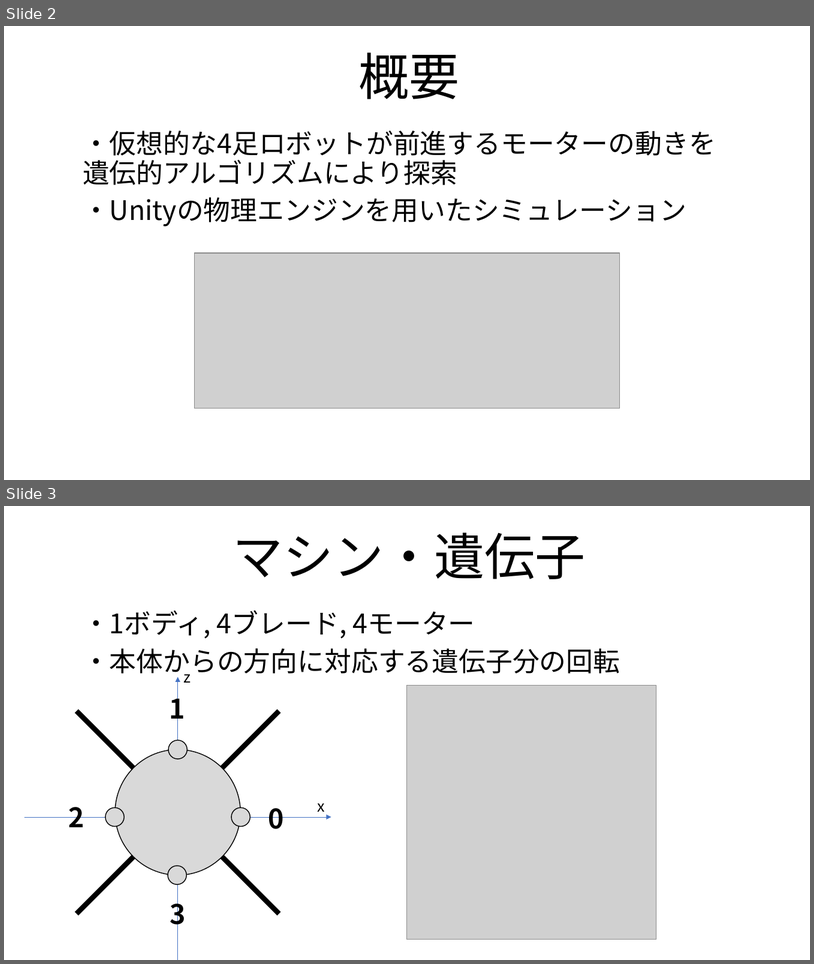
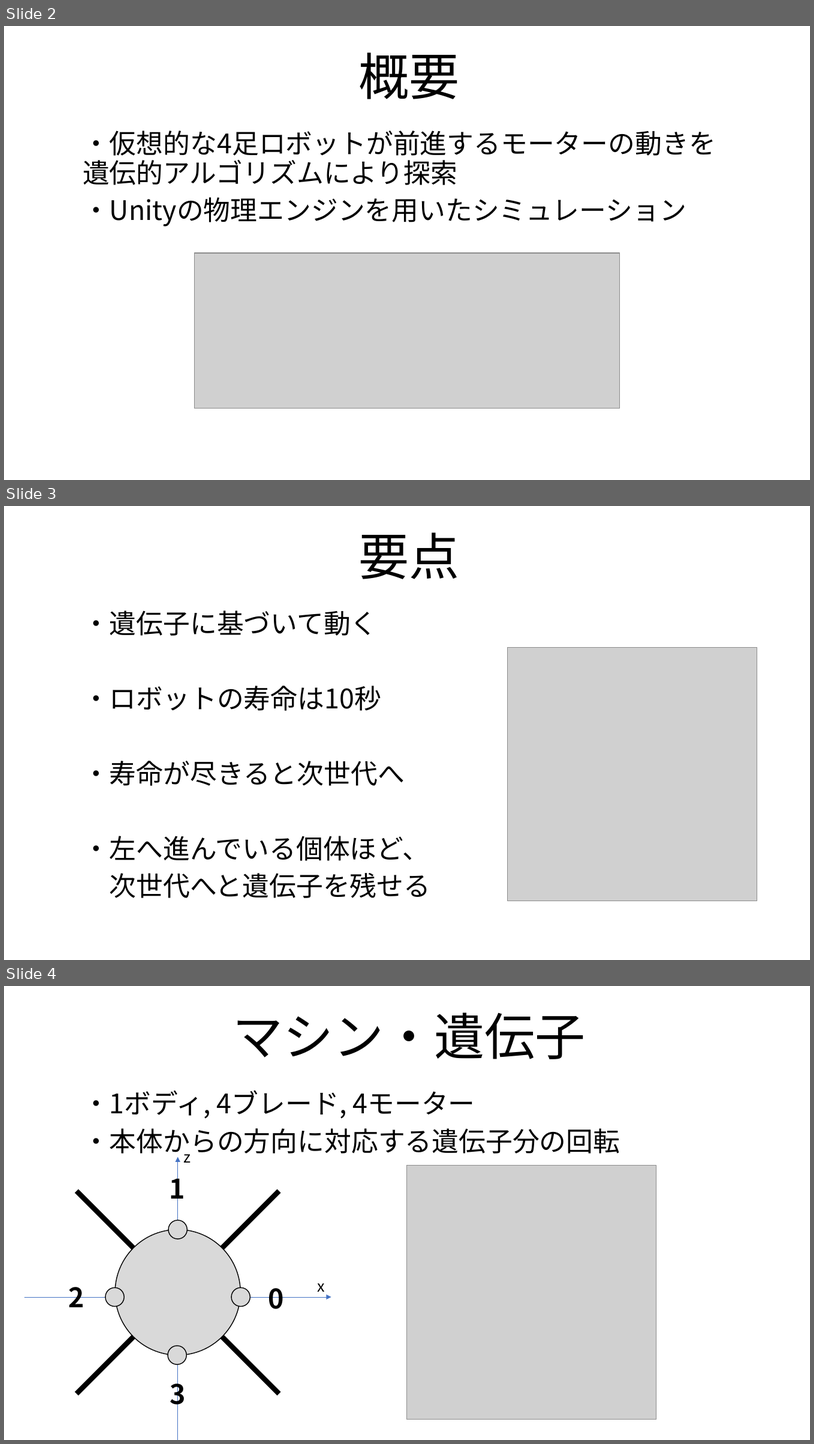
Before and after one commit to ultil16/GARobot, a slide deck: GARobo.pptx. Shown one above the other, each under a label of ours: slides 2 and 3 before the commit, slides 2, 3 and 4 after it. The pictures are 814x964 and 814x1444 pixels, drawn with LibreOffice and Linux fonts; fonts in the diff are those of the drawing; grey boxes stand for pictures. Boxes give left, top, right and bottom in pixels: in the first picture for what was removed or moved away, otherwise in the second. Text is boxed around its words. In the diff, an @@ line names an element or a change of style, - is before the commit and + after.

```diff
--- a/GARobo.pptx
+++ b/GARobo.pptx
@@ slide 3 added at bbox=[4, 506, 810, 960], background #FFFFFF @@
@@ title added at bbox=[359, 532, 459, 579], 60 pt, text #000000 @@
+要点
@@ text added at bbox=[83, 610, 431, 898], 32 pt, text #000000 @@
+・遺伝子に基づいて動く
+・ロボットの寿命は10秒
+・寿命が尽きると次世代へ
+・左へ進んでいる個体ほど、
+次世代へと遺伝子を残せる
@@ picture added at bbox=[508, 648, 757, 901] @@
@@ what was slide 3 is now slide 4 @@
```
Also in this commit, not shown: 2 slides changed, 40 other files.
